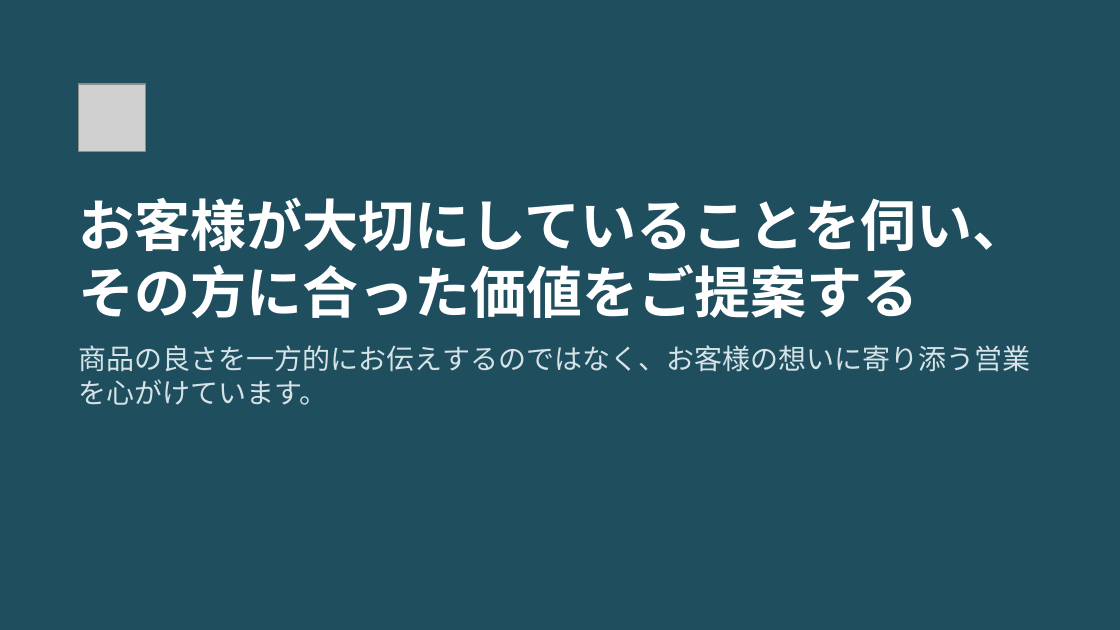
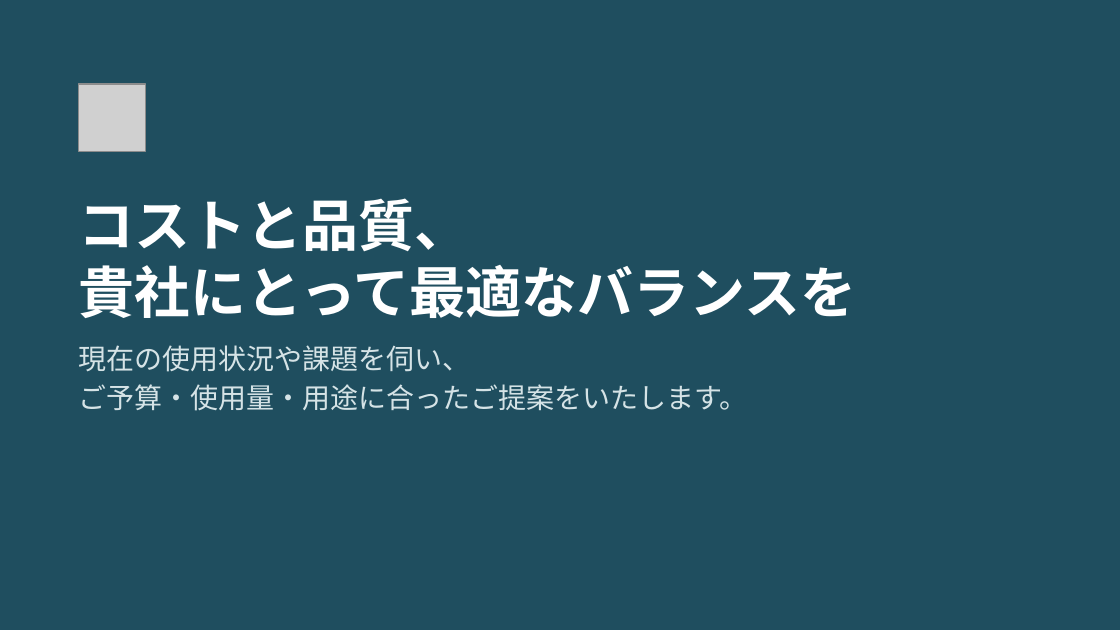
Before and after one commit to ha19870907-a11y/turbo-disco, a slide deck: slide 7 of tissue_sales_roleplay.pptx. Drawn at 1120x630 pixels with LibreOffice and Linux fonts; fonts in the diff are those of the drawing; grey boxes stand for pictures. Boxes give left, top, right and bottom in pixels: in the first picture for what was removed or moved away, otherwise in the second. Text is boxed around its words. In the diff, an @@ line names an element or a change of style, - is before the commit and + after.

```diff
--- a/tissue_sales_roleplay.pptx
+++ b/tissue_sales_roleplay.pptx
@@ title at <box>78,198,856,318</box>: text changed @@
-お客様が大切にしていることを伺い、
-その方に合った価値をご提案する
+コストと品質、
+貴社にとって最適なバランスを
@@ text at <box>78,345,747,411</box>: text changed @@
-商品の良さを一方的にお伝えするのではなく、お客様の想いに寄り添う営業を心がけています。
+現在の使用状況や課題を伺い、
+ご予算・使用量・用途に合ったご提案をいたします。
```
Also in this commit, not shown: 4 other slides changed, 2 slides added, 2 slides removed.
